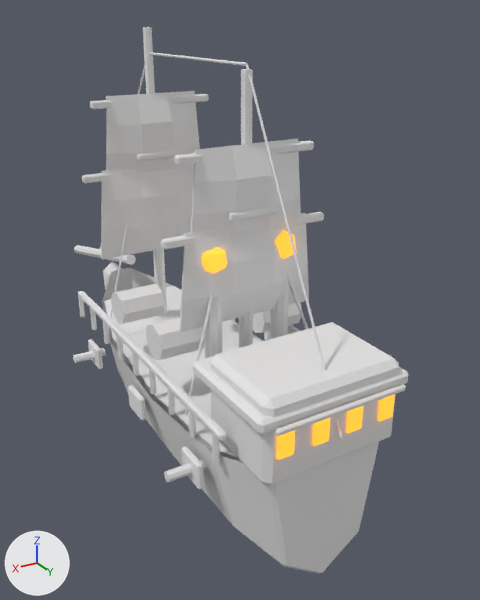
Before and after pictures for a commit that changed the FBX model Assets/Desktopirates/Resources/Models/EnemyShipsV04/enemy_plague_raider_v04.fbx.
Camera for both pictures: a 50 mm camera at (1.8, 3.48, 2.46) aimed at (-0.38, -0.16, 0.63). Lighting does not change. The marker at lower left points along +X, +Y and +Z. The older version comes first. Where no turn or scale is listed for an object, it has been applied to the vertices.

Names of what the first picture shows: 'Enemy_Corsair_Deck', 'Enemy_Corsair_Hull', 'PlagueRaider_Glow_-1', 'PlagueRaider_Glow_1', 'PlagueRaider_Toxic_Cask_-1_1', 'PlagueRaider_Toxic_Cask_-1_2', 'Sail_1_1', 'Sail_1_2', 'Sail_2_1', 'Sail_2_2', 'Stern_Gallery_Window_1', 'Stern_Gallery_Window_2', 'Stern_Gallery_Window_3', 'Stern_Gallery_Window_4', 'Stern_GreatCabin', 'Stern_Quarterdeck', 'Tier_2_Port_TopRail', 'Yard_2_1' and 37 more.
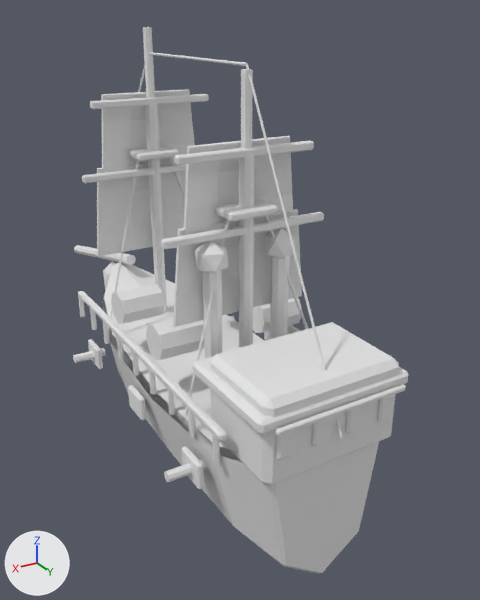
Location of each change, (x1, y1, x2, y2) in pixels of the pictures (480 x 600 px):
'Sail_2_1', reshaped
    before: (179, 213, 309, 332)
    after: (173, 209, 302, 327)
'Sail_2_2', reshaped
    before: (191, 139, 301, 233)
    after: (184, 136, 293, 235)
'Sail_1_1', reshaped
    before: (101, 168, 194, 260)
    after: (97, 160, 186, 256)
'Sail_1_2', reshaped
    before: (106, 91, 200, 173)
    after: (101, 89, 195, 173)
'Enemy_Corsair_Deck', reshaped (11% taller)
    before: (104, 286, 260, 457)
    after: (104, 262, 264, 452)
'PlagueRaider_Glow_-1', recoloured, surface changed
    both: (201, 247, 227, 274)
'PlagueRaider_Glow_1', recoloured, surface changed
    both: (275, 230, 297, 259)
'Stern_Gallery_Window_1', recoloured, surface changed
    both: (276, 430, 295, 460)
'Stern_Gallery_Window_2', recoloured, surface changed
    both: (312, 418, 330, 446)
'Stern_Gallery_Window_3', recoloured, surface changed
    both: (346, 406, 363, 433)
'Stern_Gallery_Window_4', recoloured, surface changed
    both: (378, 394, 395, 422)
'Mast_2_Lower', unchanged, uncovered by the edit
    before: (239, 228, 253, 348)
    after: (239, 152, 254, 348)
'Mast_1_Lower', unchanged, uncovered by the edit
    before: (153, 101, 167, 317)
    after: (145, 101, 167, 312)

The change in detail:
In material 'GlassGlow_v03' (mat_glassglow_v03), emission_color is no longer (1.0, 0.35, 0.025), orange #ffa02c.
In material 'GlassGlow_v03' (mat_glassglow_v03), emission_strength is no longer 1.4.
Material 'GlassGlow_v03' (mat_glassglow_v03) changes colour from orange #ffa02c to white #e7e7e7; in linear values from (1.0, 0.35, 0.025) to (0.8, 0.8, 0.8).
me_enemy_corsair_hull_deckmesh is used by ob_enemy_corsair_deck; location (0.0, 0.0, 0.0).
me_enemy_corsair_hull_deckmesh had 15 vertices, 8 faces and spanned x -0.47..0.47, y -1.05..1.35, z 0.35..0.52.
me_enemy_corsair_hull_deckmesh now has 18 vertices, 10 faces and spans x -0.47..0.47, y -1.43..1.35, z 0.38..0.6.
me_enemy_corsair_hull_deckmesh part 2: the whole mesh is rebuilt.
me_sail_1_1_mesh is used by ob_sail_1_1; location (0.0, 0.0, 0.0).
me_sail_1_1_mesh had 32 vertices, 30 faces and spanned x -0.426..0.426, y -0.638..-0.564, z 0.939..1.532.
me_sail_1_1_mesh now has 32 vertices, 30 faces and spans x -0.427..0.427, y -0.777..-0.692, z 0.937..1.534.
me_sail_1_1_mesh part 5: 32 of 32 vertices moved; they spanned x -0.426..0.426, y -0.638..-0.564, z 0.939..1.532 and now span x -0.427..0.427, y -0.777..-0.692, z 0.937..1.534; mean shift (0.0, -0.102, 0.0).
me_sail_2_2_mesh is used by ob_sail_2_2; location (0.0, 0.0, 0.0).
me_sail_2_2_mesh had 32 vertices, 30 faces and spanned x -0.346..0.347, y 0.545..0.619, z 1.365..1.85.
me_sail_2_2_mesh now has 32 vertices, 30 faces and spans x -0.348..0.348, y 0.407..0.492, z 1.362..1.853.
me_sail_2_2_mesh part 1: 32 of 32 vertices moved; they spanned x -0.346..0.347, y 0.545..0.619, z 1.365..1.85 and now span x -0.348..0.348, y 0.407..0.492, z 1.362..1.853; mean shift (0.0, -0.102, 0.0).
me_sail_1_2_mesh is used by ob_sail_1_2; location (0.0, 0.0, 0.0).
me_sail_1_2_mesh had 32 vertices, 30 faces and spanned x -0.347..0.346, y -0.638..-0.564, z 1.458..1.99.
me_sail_1_2_mesh now has 32 vertices, 30 faces and spans x -0.348..0.348, y -0.777..-0.692, z 1.455..1.992.
me_sail_1_2_mesh part 3: 32 of 32 vertices moved; they spanned x -0.347..0.346, y -0.638..-0.564, z 1.458..1.99 and now span x -0.348..0.348, y -0.777..-0.692, z 1.455..1.992; mean shift (0.0, -0.102, 0.0).
me_sail_2_1_mesh is used by ob_sail_2_1; location (0.0, 0.0, 0.0).
me_sail_2_1_mesh had 32 vertices, 30 faces and spanned x -0.426..0.426, y 0.545..0.619, z 0.892..1.433.
me_sail_2_1_mesh now has 32 vertices, 30 faces and spans x -0.427..0.427, y 0.407..0.492, z 0.889..1.435.
me_sail_2_1_mesh part 4: 32 of 32 vertices moved; they spanned x -0.426..0.426, y 0.545..0.619, z 0.892..1.433 and now span x -0.427..0.427, y 0.407..0.492, z 0.889..1.435; mean shift (0.0, -0.102, 0.0).
